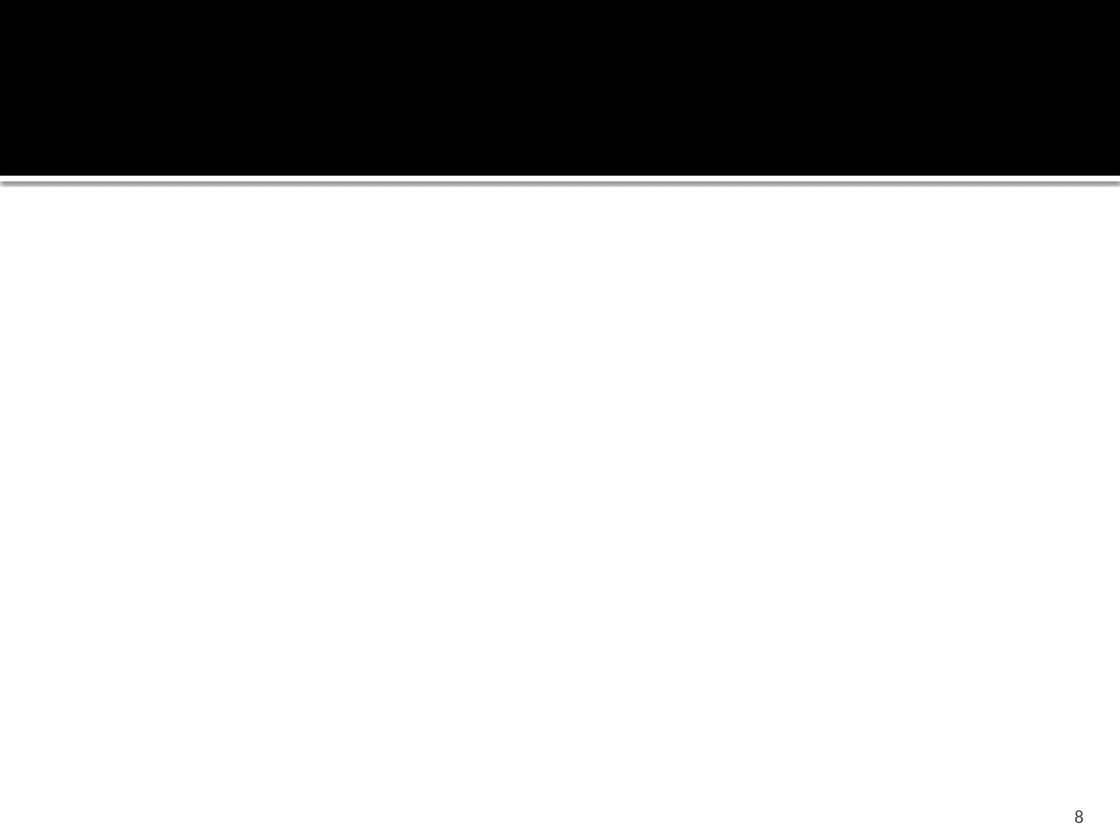
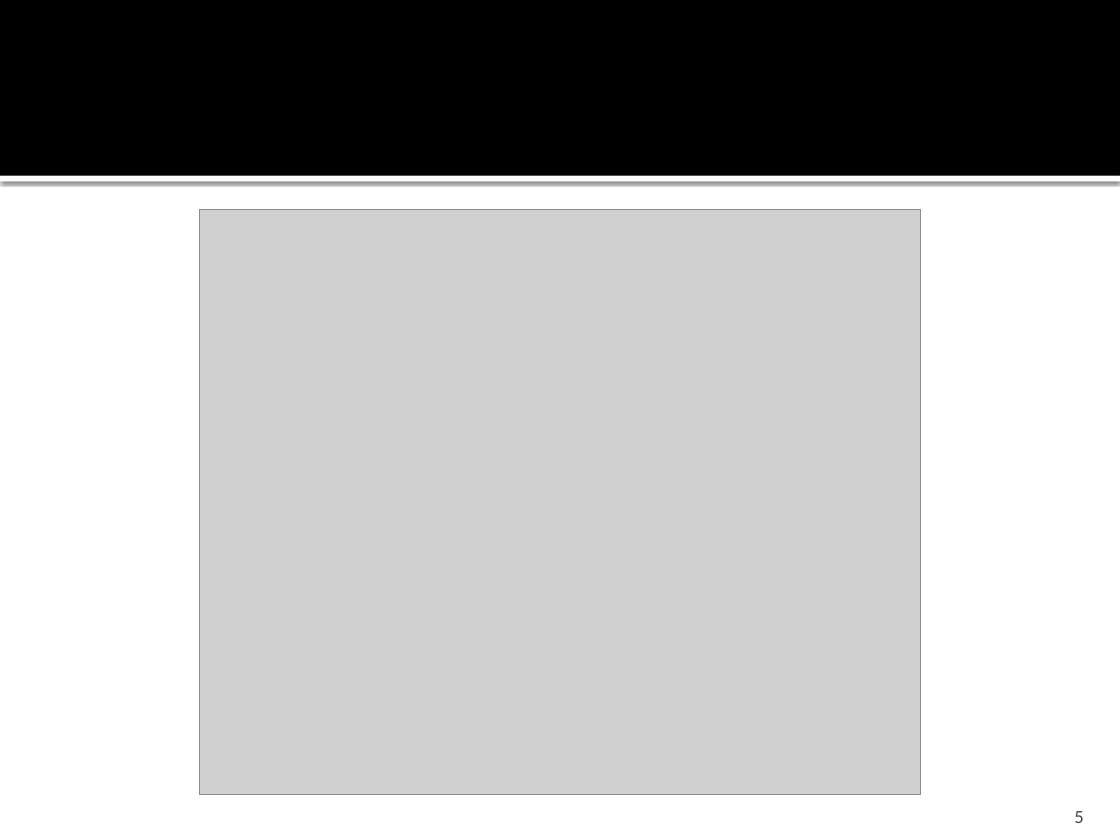
Before and after one commit to Jetlebovec/IFJ_2019_JJJJ, a slide deck: slide 5 of IFJ.pptx (slide 8 before the commit). Drawn at 1120x840 pixels with LibreOffice and Linux fonts; fonts in the diff are those of the drawing; grey boxes stand for pictures. Boxes give left, top, right and bottom in pixels: in the first picture for what was removed or moved away, otherwise in the second. Text is boxed around its words. In the diff, an @@ line names an element or a change of style, - is before the commit and + after.

```diff
--- a/IFJ.pptx
+++ b/IFJ.pptx
@@ picture added at [199,209,921,794] @@
@@ page number at [1074,811,1083,823]: text changed @@
-8
+5
```
Also in this commit, not shown: 2 other slides changed, 3 slides added, 2 slides removed.
